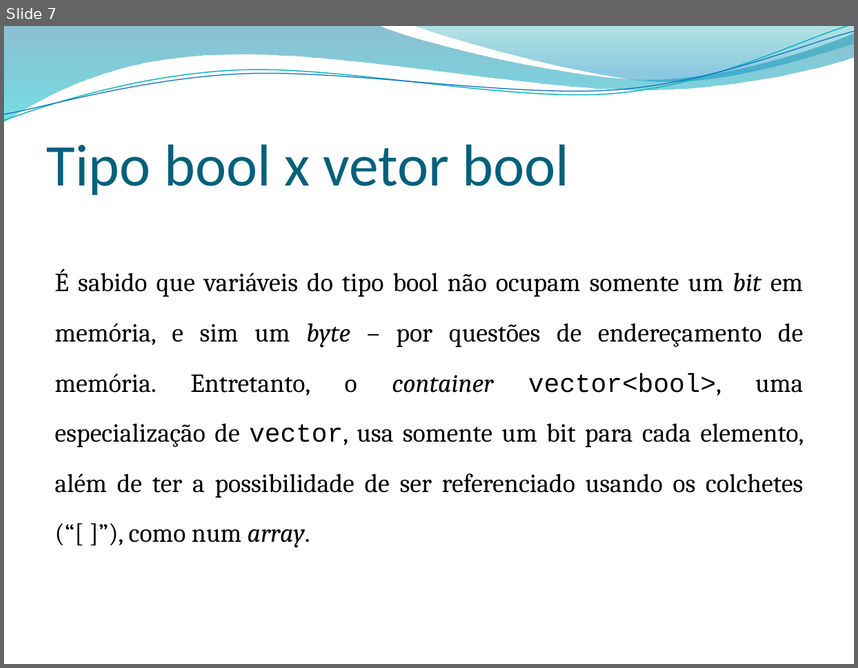
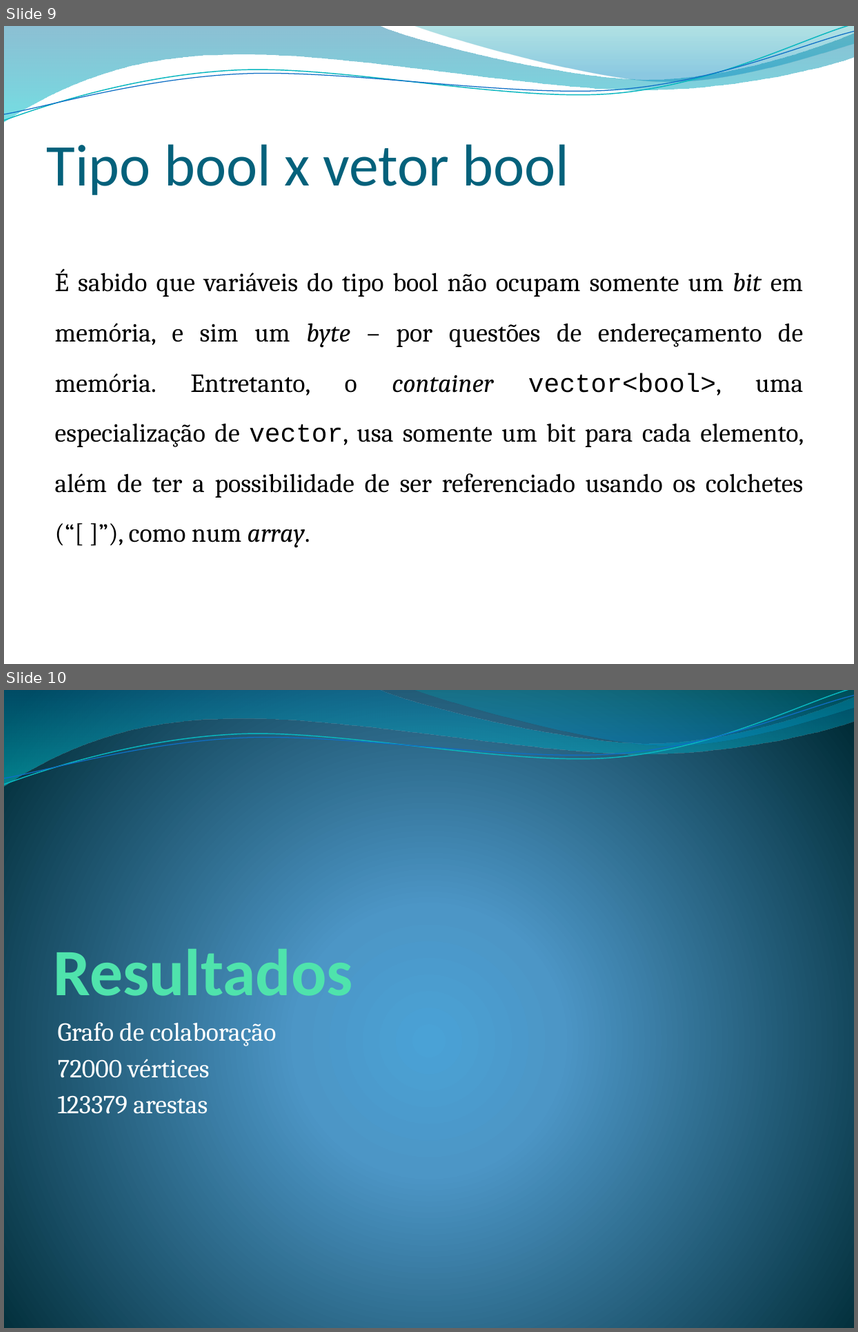
Before and after one commit to jonathanaugusto/grafos2011, a slide deck: apresentacao.pptx. Shown one above the other, each under a label of ours: slide 7 before the commit, slides 9 and 10 after it. The pictures are 858x668 and 858x1332 pixels, drawn with LibreOffice and Linux fonts; fonts in the diff are those of the drawing; background and template pictures are left out. Boxes give left, top, right and bottom in pixels: in the first picture for what was removed or moved away, otherwise in the second. Text is boxed around its words. In the diff, an @@ line names an element or a change of style, - is before the commit and + after.

```diff
--- a/apresentacao.pptx
+++ b/apresentacao.pptx
@@ slide 10 added at (4, 690, 854, 1328), background gradient #4AA0D6 to #4C98C7 to #002C38; not listed: 4 template elements that a slide beside it also shows @@
@@ title added at (53, 940, 352, 1011), 56 pt, text #50E3AC, bold @@
+Resultados
@@ text added at (58, 1022, 277, 1114), 22 pt, text #FFFFFF @@
+Grafo de colaboração
+72000 vértices
+123379 arestas
@@ what was slide 7 is now slide 9 @@
```
Also in this commit, not shown: 11 other slides added, 1 slide removed.
